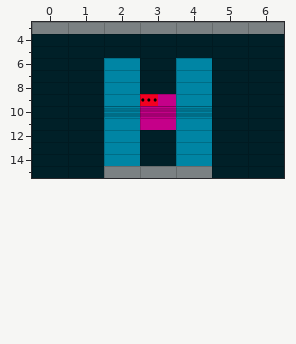
Tiled map: Impact/Impact.iOS/Content/Levels/level002.tmx. Above, as it was before the edit.
Cells are 114x38 px. Shown: x 0..6, y 3..15.
Now the later version:
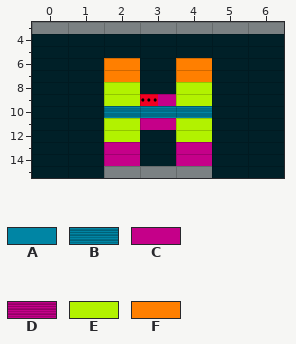
Key: from "Bricks": A 0 "Brick-A1", B 1 "Brick-A2", C 2 "Brick-B1", D 3 "Brick-B2", E 4 "Brick-C1", F 6 "Brick-D1".
_ is an empty cell.
Tiles replaced or removed in this view: A, D.
What changed:
Changed rows in their new state; . is an unchanged cell.
Layer "Bricks":
first column x 2:
 6 F.F
 7 F.F
 8 E.E
 9 E.E
10 .B.
11 E.E
12 E.E
13 C.C
14 C.C
Changed places in both pictures, as pixel boxes (x1, y1, x2, y2):
changed: (104, 58, 212, 166)
